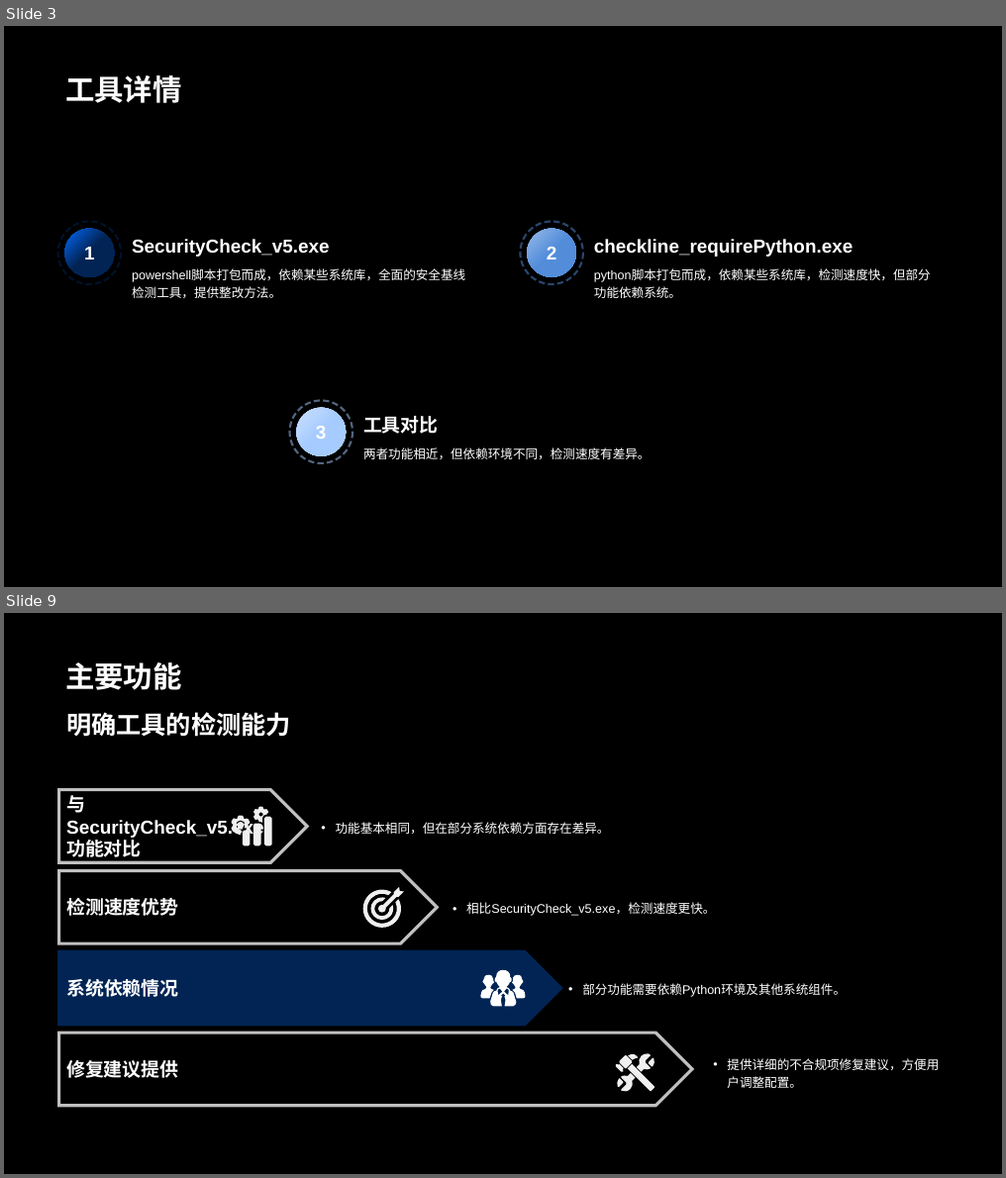
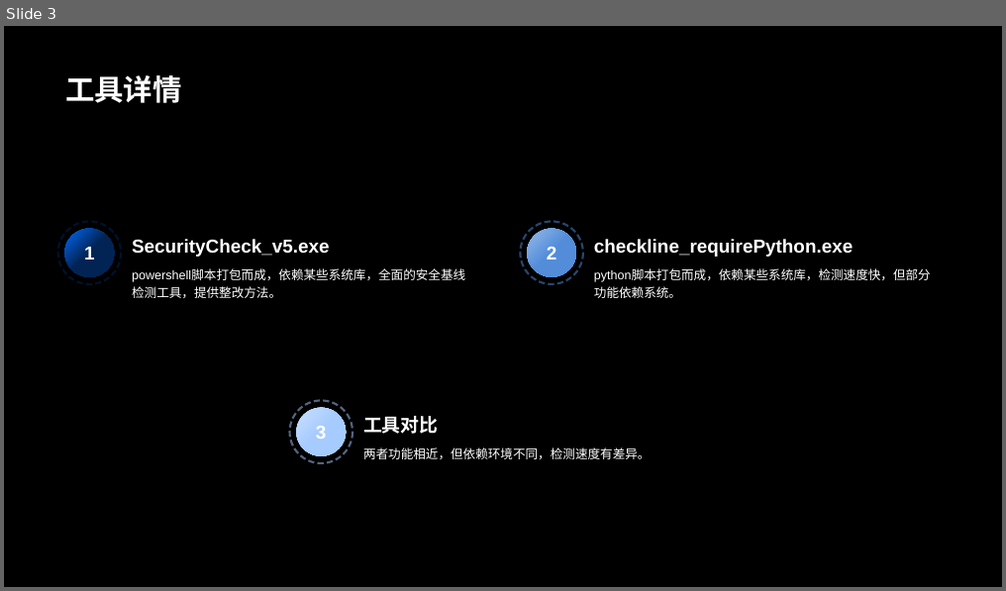
Before and after one commit to ferrarif1/STTools, a slide deck: BaseLineCheck/安全基线检查.pptx. Shown one above the other, each under a label of ours: slides 3 and 9 before the commit, slide 3 after it; the slides between them are not shown. The pictures are 1006x1178 and 1006x591 pixels, drawn with LibreOffice and Linux fonts; fonts in the diff are those of the drawing. Boxes give left, top, right and bottom in pixels: in the first picture for what was removed or moved away, otherwise in the second. Text is boxed around its words. In the diff, an @@ line names an element or a change of style, - is before the commit and + after.

```diff
--- a/BaseLineCheck/安全基线检查.pptx
+++ b/BaseLineCheck/安全基线检查.pptx
@@ slide 9 removed at (4,613,1002,1174), background #000000 @@
@@ title removed at (65,663,181,690) @@
-主要功能
@@ group removed at (59,712,939,1106): 5 texts, 4 pentagon arrows, 4 freeform shapes @@
-• 功能基本相同，但在部分系统依赖方面存在差异。
-与SecurityCheck_v5.exe功能对比
-检测速度优势
-• 相比SecurityCheck_v5.exe，检测速度更快。
-系统依赖情况
-• 部分功能需要依赖Python环境及其他系统组件。
-• 提供详细的不合规项修复建议，方便用户调整配置。
-修复建议提供
-明确工具的检测能力
```
Also in this commit, not shown: 4 slides changed, 1 slide added, 3 other slides removed, 2 other files.
